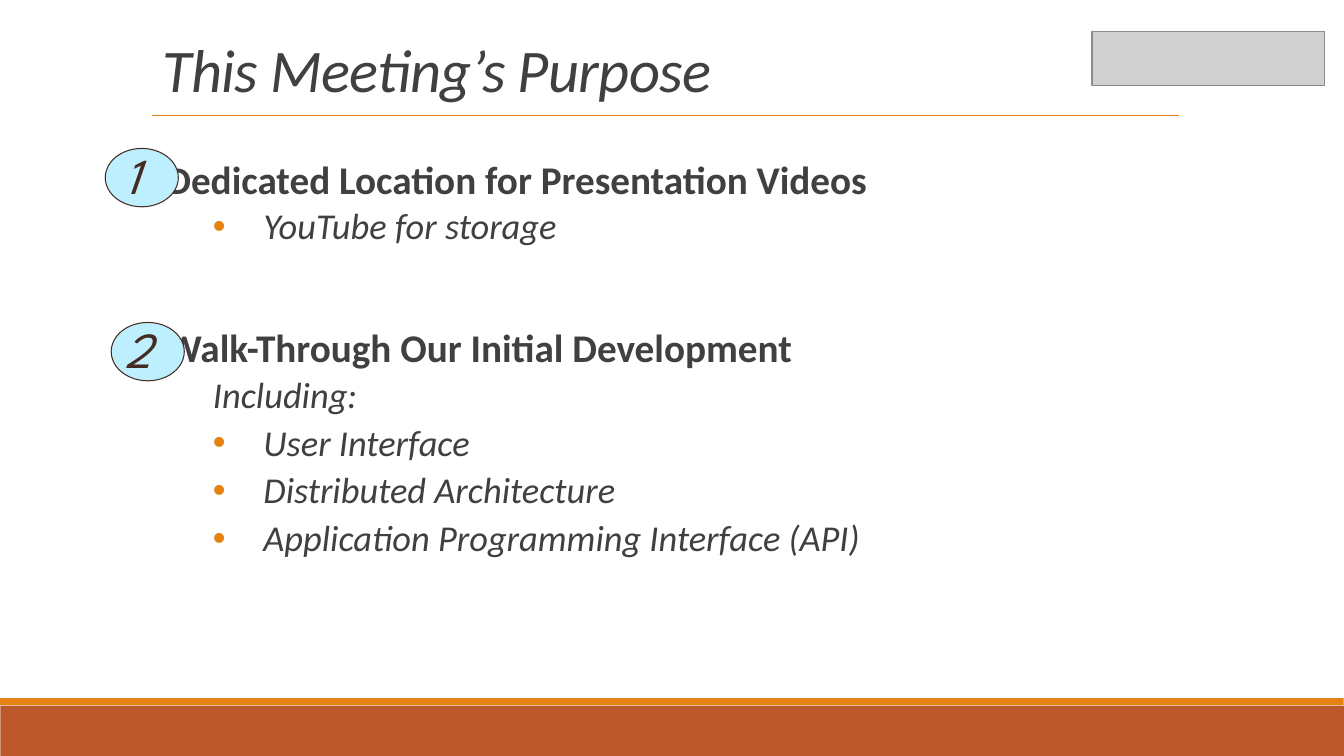
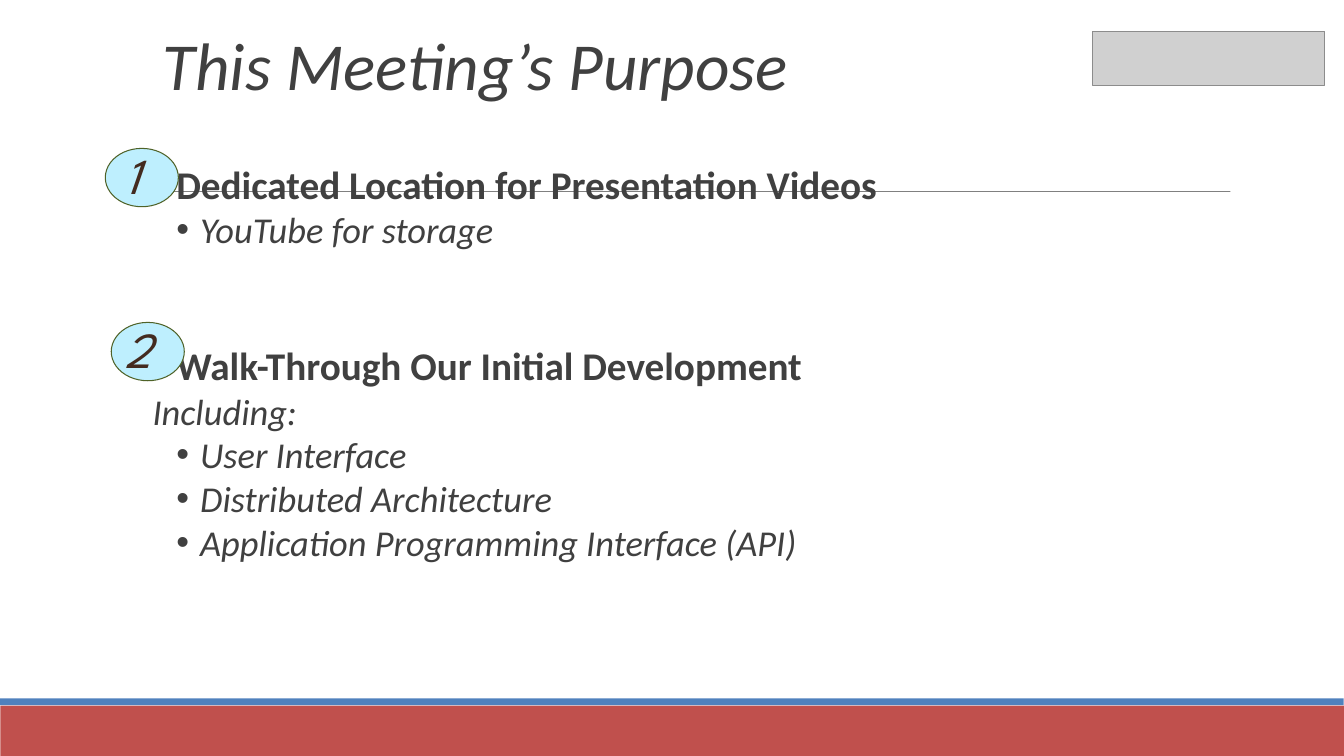
Before and after one commit to Saint-Louis-Full-Stack-Web-Development/presentations, a slide deck: slide 4 of meetup_20180214---FULL_STACK v1.pptx. Drawn at 1344x756 pixels with LibreOffice and Linux fonts; fonts in the diff are those of the drawing; grey boxes stand for pictures. Boxes give left, top, right and bottom in pixels: in the first picture for what was removed or moved away, otherwise in the second. Text is boxed around its words. In the diff, an @@ line names an element or a change of style, - is before the commit and + after.

```diff
--- a/meetup_20180214---FULL_STACK v1.pptx
+++ b/meetup_20180214---FULL_STACK v1.pptx
@@ text "This Meeting’s Purpose" at [162,43,787,102]: size 43.2 to 48 pt, letter spacing -0.5 to 0 pt @@
@@ line removed from (152, 116) to (1179, 116) @@
@@ ellipse at [105,148,177,207]: outline #432B20 0.75 pt to #4F6228 0.74 pt @@
@@ text "Dedicated Location for Presentation Videos" at [153,166,877,563]: indent changed; line spacing 0.9 to 1; less space between paragraphs; list level 2 to 1 in "Including:" @@
@@ line added from (132, 192) to (1231, 192), #808080 0.51 pt @@
@@ ellipse at [111,323,184,381]: outline #432B20 0.75 pt to #4F6228 0.74 pt @@
@@ rectangle at [0,706,1344,756]: fill #BD582C to #C0504D @@
@@ rectangle at [0,699,1344,706]: fill #E48312 to #4F81BD @@
```
Also in this commit, not shown: 21 other slides changed, 3 slides added, 2 slides removed.
